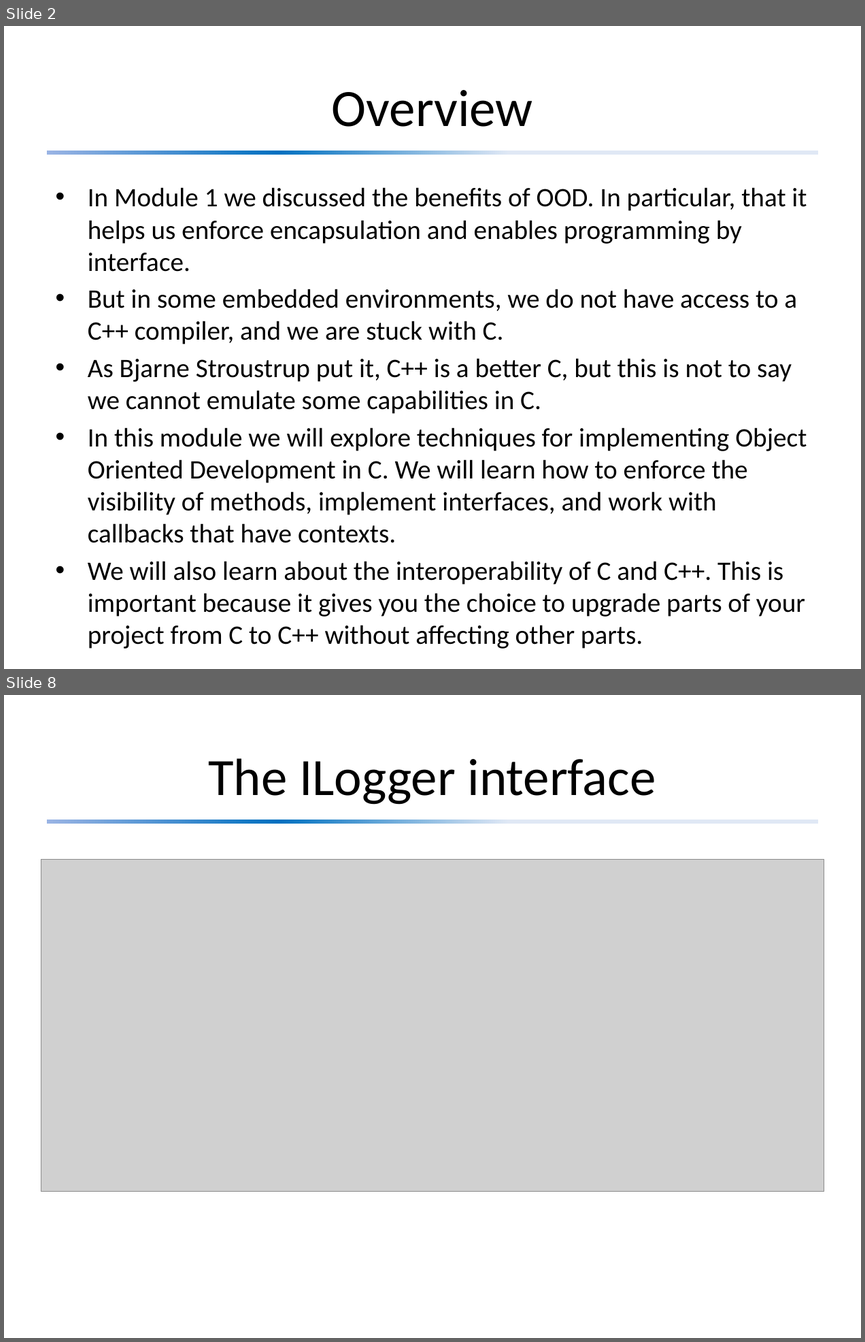
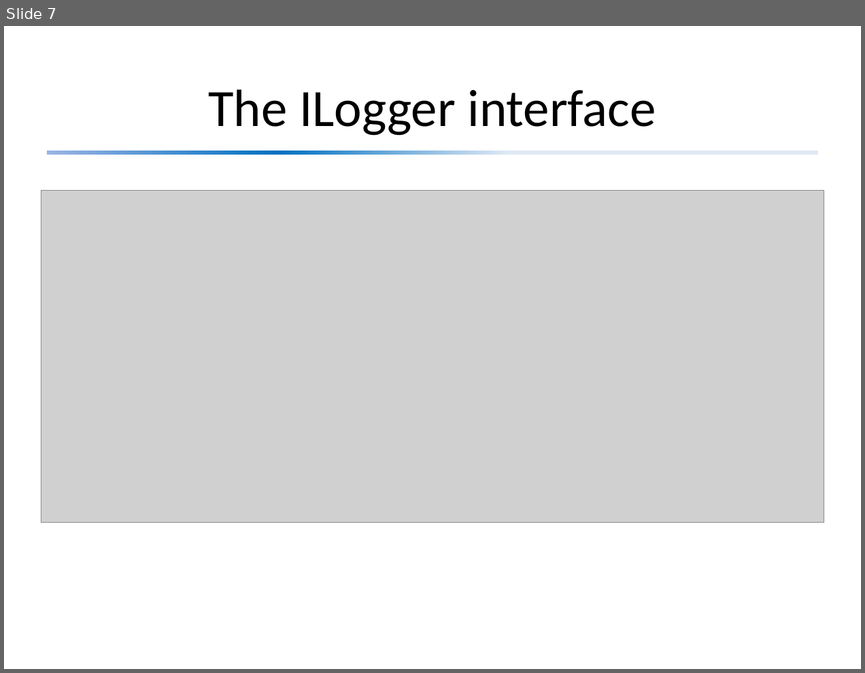
Before and after one commit to david-sackstein/solid-c-cpp, a slide deck: Module 5 - Object Oriented Design and C.pptx. Shown one above the other, each under a label of ours: slides 2 and 8 before the commit, slide 7 after it; the slides between them are not shown. The pictures are 865x1342 and 865x673 pixels, drawn with LibreOffice and Linux fonts; fonts in the diff are those of the drawing; grey boxes stand for pictures. Boxes give left, top, right and bottom in pixels: in the first picture for what was removed or moved away, otherwise in the second. Text is boxed around its words. In the diff, an @@ line names an element or a change of style, - is before the commit and + after.

```diff
--- a/Module 5 - Object Oriented Design and C.pptx
+++ b/Module 5 - Object Oriented Design and C.pptx
@@ slide 2 removed at [4, 26, 861, 669], background #FFFFFF; not listed: 1 template element that a slide beside it also shows @@
@@ title removed at [332, 90, 533, 127] @@
-Overview
@@ text removed at [88, 187, 806, 648] @@
-• In Module 1 we discussed the benefits of OOD. In particular, that it helps us enforce encapsulation and enables programming by interface.
-• But in some embedded environments, we do not have access to a C++ compiler, and we are stuck with C.
-• As Bjarne Stroustrup put it, C++ is a better C, but this is not to say we cannot emulate some capabilities in C.
-• In this module we will explore techniques for implementing Object Oriented Development in C. We will learn how to enforce the visibility of methods, implement interfaces, and work with callbacks that have contexts.
-• We will also learn about the interoperability of C and C++. This is important because it gives you the choice to upgrade parts of your project from C to C++ without affecting other parts.
@@ what was slide 8 is now slide 7 @@
```
Also in this commit, not shown: 7 slides changed, 7 other files.
